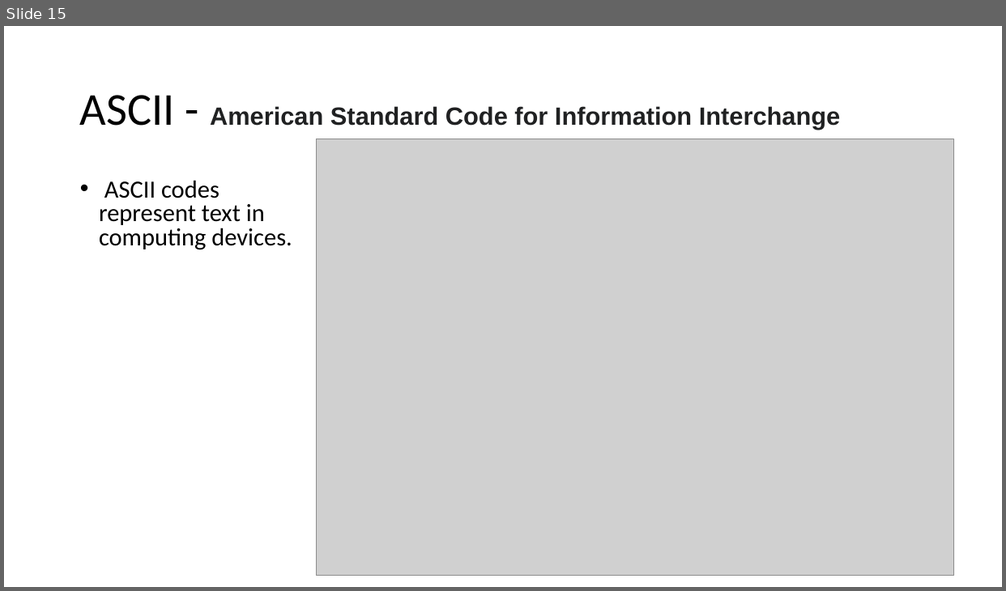
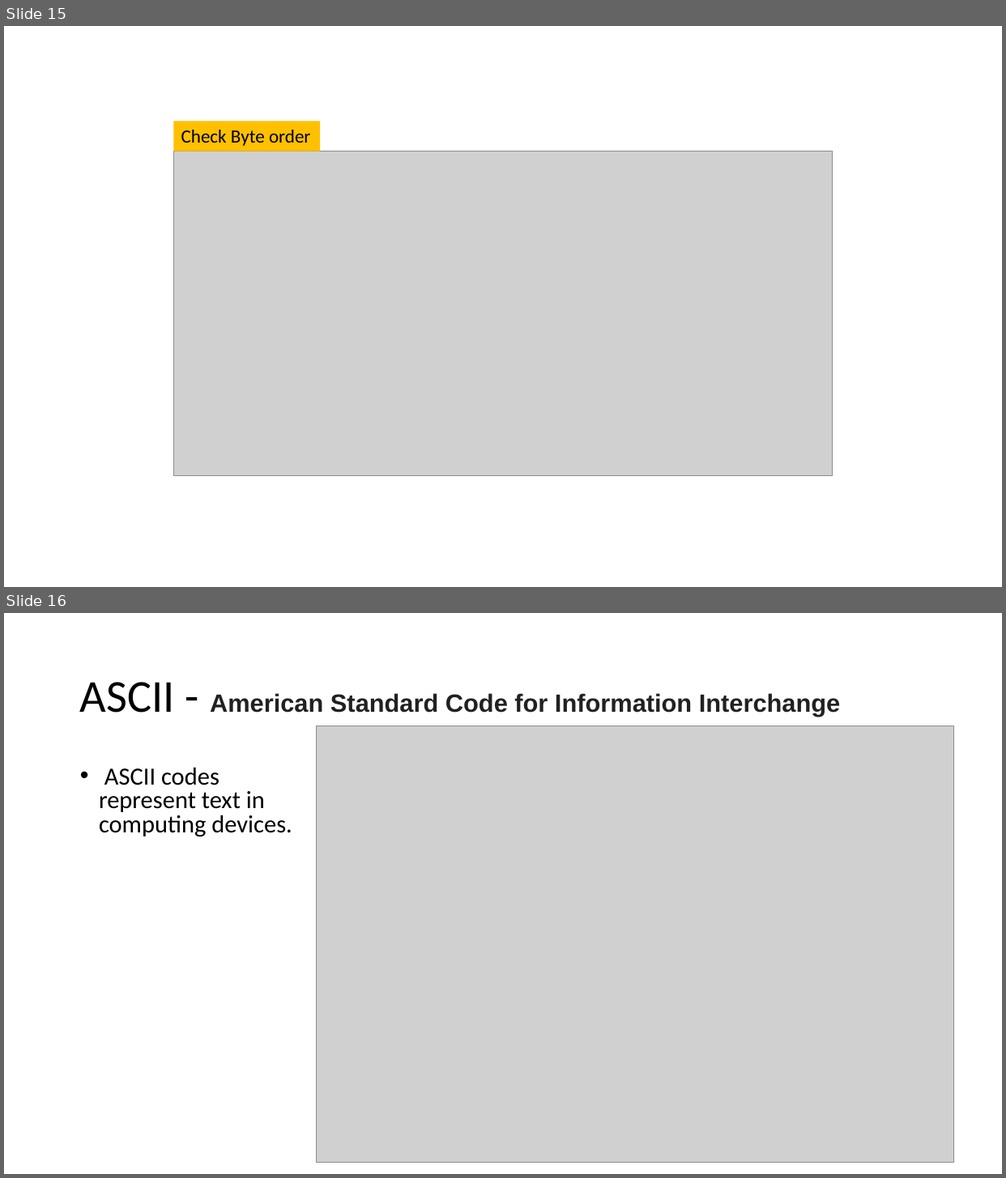
Before and after one commit to frankwxu/digital-forensics-lab, a slide deck: Basic_Computer_Skills_for_Forensics/0_Number_Systems.pptx. Shown one above the other, each under a label of ours: slide 15 before the commit, slides 15 and 16 after it. The pictures are 1006x591 and 1006x1178 pixels, drawn with LibreOffice and Linux fonts; fonts in the diff are those of the drawing; grey boxes stand for pictures; background and template pictures are left out. Boxes give left, top, right and bottom in pixels: in the first picture for what was removed or moved away, otherwise in the second. Text is boxed around its words. In the diff, an @@ line names an element or a change of style, - is before the commit and + after.

```diff
--- a/Basic_Computer_Skills_for_Forensics/0_Number_Systems.pptx
+++ b/Basic_Computer_Skills_for_Forensics/0_Number_Systems.pptx
@@ slide 15 added at bbox=[4, 26, 1002, 587], background #FFFFFF @@
@@ rectangle added at bbox=[174, 121, 320, 151], fill #FFC000, 18 pt, text #000000 @@
+Check Byte order
@@ picture added at bbox=[174, 151, 833, 476] @@
@@ what was slide 15 is now slide 16 @@
```
Also in this commit, not shown: 8 slides changed, 5 other slides added, 8 other files.
